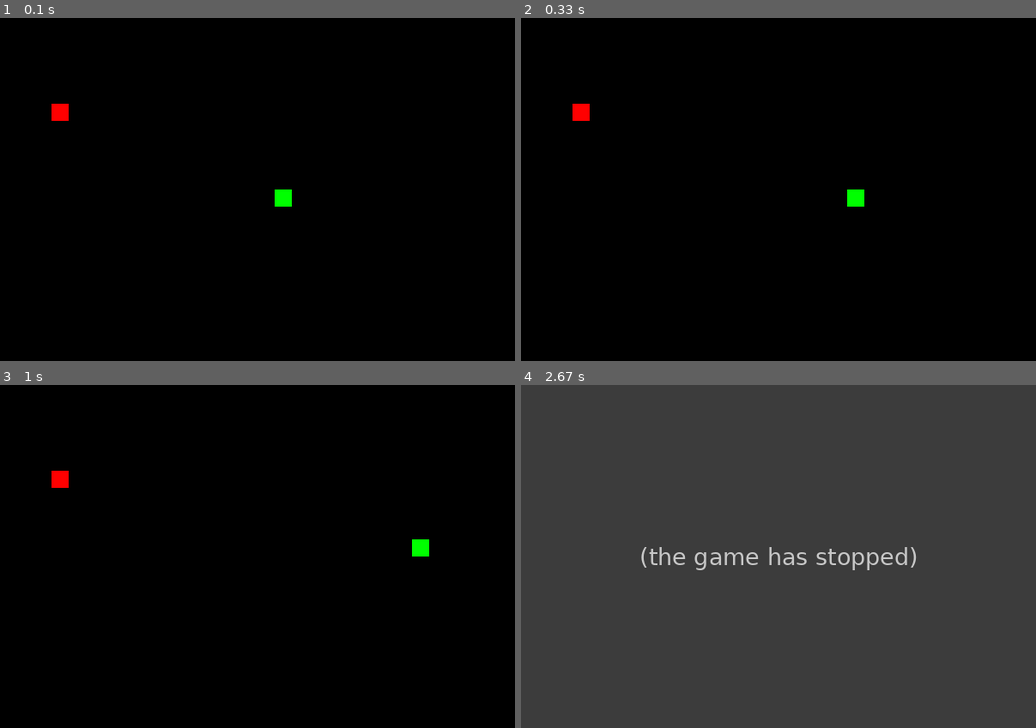
Above: before the commit, frames 1-4 (two rows, left to right).
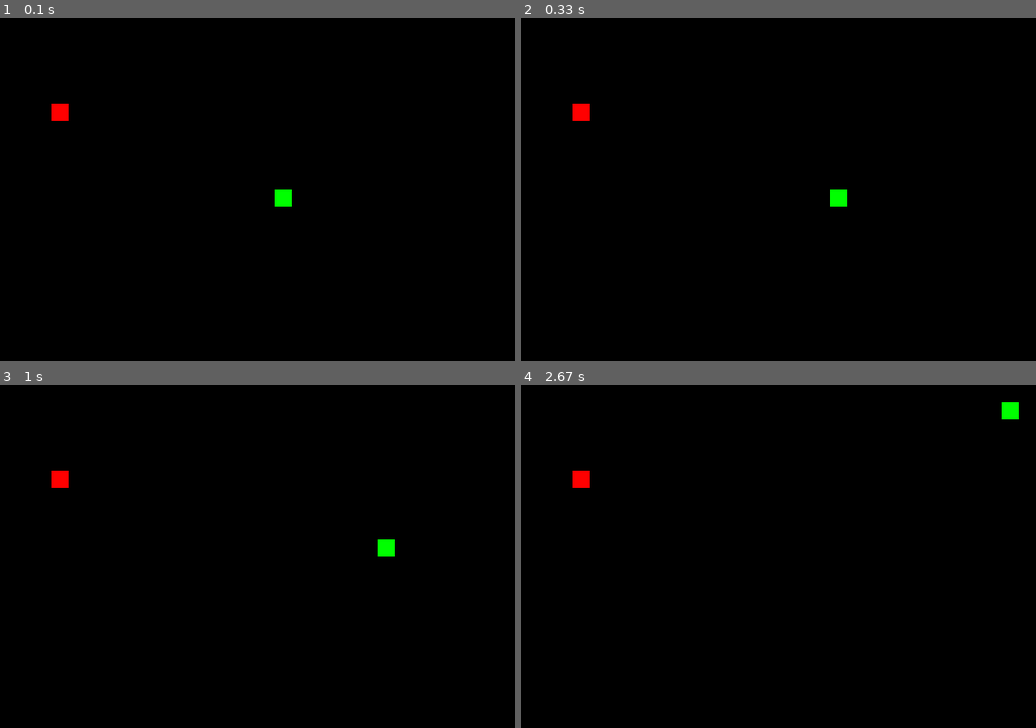
Above: after the commit, the same moments.

Repository: vsky0/pygames
Game: pygame game, started from snake/snake_game.py
Same seed, same stepped clock (60 frames per second), same inputs: the game is played once before the commit and once after it.
Inputs:
- Up to frame 1 (0.1 s): no input
- Up to frame 2 (0.33 s): no input
- Up to frame 3 (1 s): hold Right 0.33-0.8 s; hold Up from 0.83 s (still down)
- Up to frame 4 (2.67 s): release Up at 1.3 s; hold Right 1.33-1.8 s; hold Up 1.83-2.37 s; hold Right from 2.4 s (still down)

Frame 1 is identical in both runs. In frame 2, 0.3% of the frame differs, in the area x 60-67%, y 50-55%; in frame 3, 0.3%; in frame 4, 100%, in the area x 0-100%, y 0-100%.
Before the commit the program exited at 2.5 s; later frames show no game.

Commit message:
altered snake speed

Diff:
--- a/snake/snake_game.py
+++ b/snake/snake_game.py
@@ -24,7 +24,7 @@
 # Snake initialization
 snake = [(WIDTH // 2, HEIGHT // 2)]
 direction = pygame.K_RIGHT  # Initial direction of the snake
-snake_speed = 10  # Speed of the snake
+snake_speed = 8  # Speed of the snake
 
 # Food initialization
 food = (random.randint(0, (WIDTH - CELL_SIZE) // CELL_SIZE) * CELL_SIZE,
